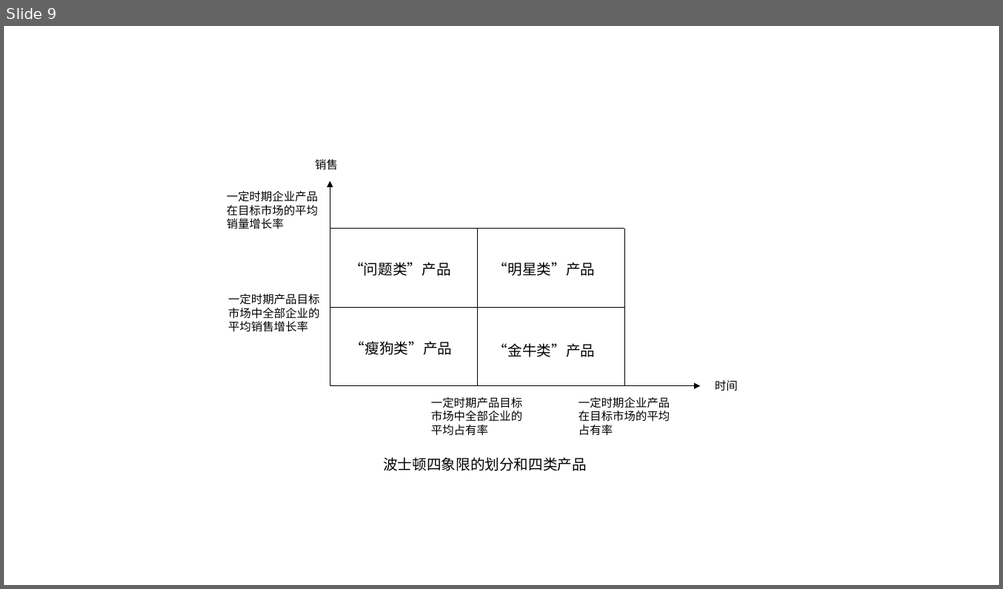
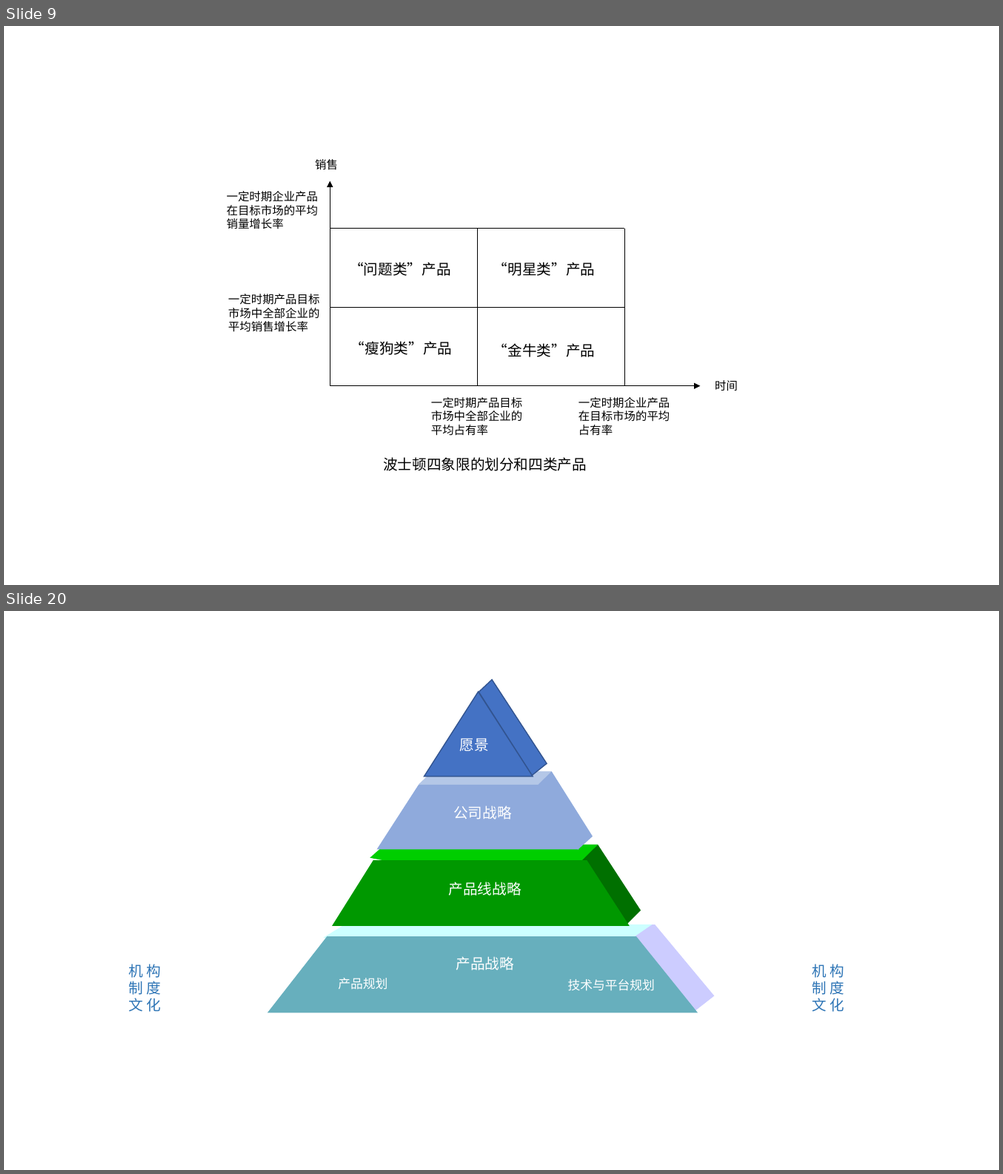
Before and after one commit to MarioYoung/lunwen, a slide deck: 图例集合.pptx. Shown one above the other, each under a label of ours: slide 9 before the commit, slides 9 and 20 after it; the slides between them are not shown. The pictures are 1003x589 and 1003x1174 pixels, drawn with LibreOffice and Linux fonts; fonts in the diff are those of the drawing. Boxes give left, top, right and bottom in pixels: in the first picture for what was removed or moved away, otherwise in the second. Text is boxed around its words. In the diff, an @@ line names an element or a change of style, - is before the commit and + after.

```diff
--- a/图例集合.pptx
+++ b/图例集合.pptx
@@ slide 20 added at (x1=4, y1=611, x2=999, y2=1170), background #FFFFFF @@
@@ text added at (x1=129, y1=964, x2=162, y2=1012), 14 pt, text #2E75B6 @@
+机 构
+制 度
+文 化
@@ text added at (x1=812, y1=964, x2=845, y2=1012), 14 pt, text #2E75B6 @@
+机 构
+制 度
+文 化
@@ group added at (x1=267, y1=680, x2=714, y2=1014): 11 freeform shapes, 6 texts @@
+愿景
+公司战略
+产品线战略
+产品战略
+产品规划
+技术与平台规划
```
Also in this commit, not shown: 12 other slides added, 2 other files.
